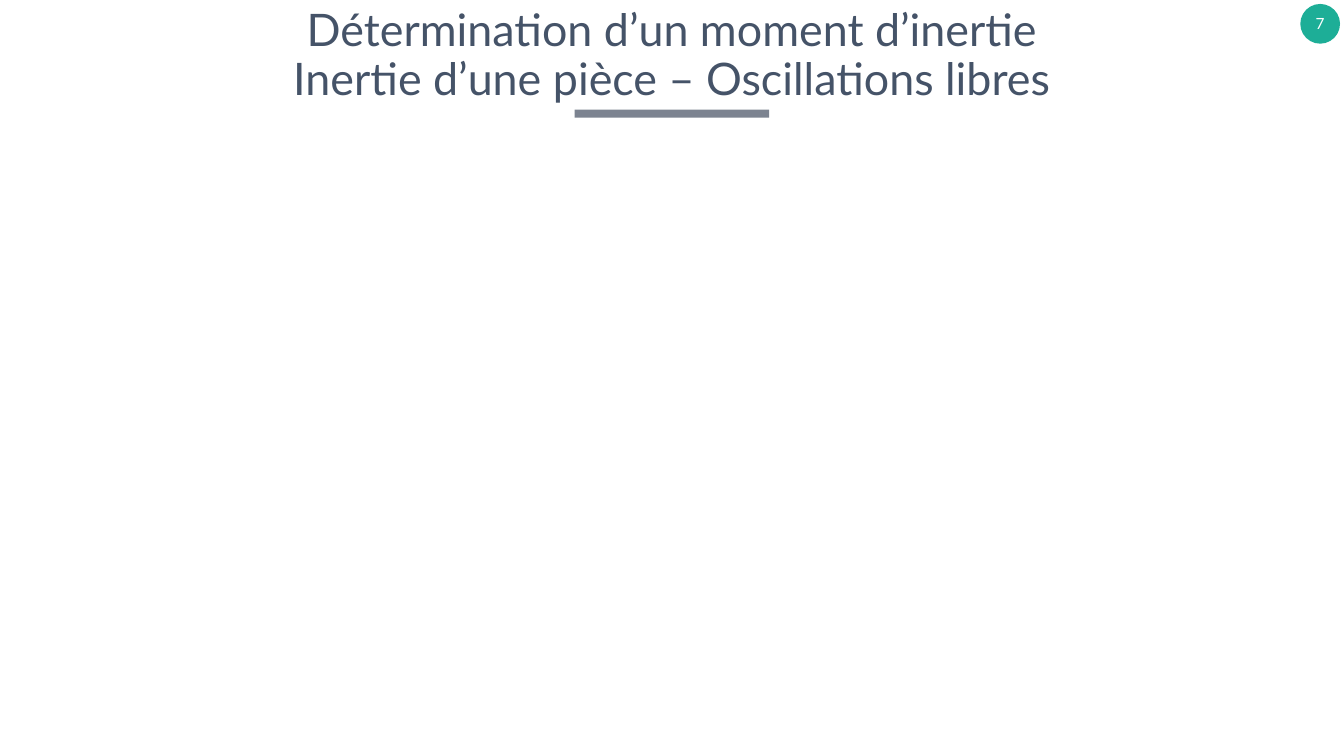
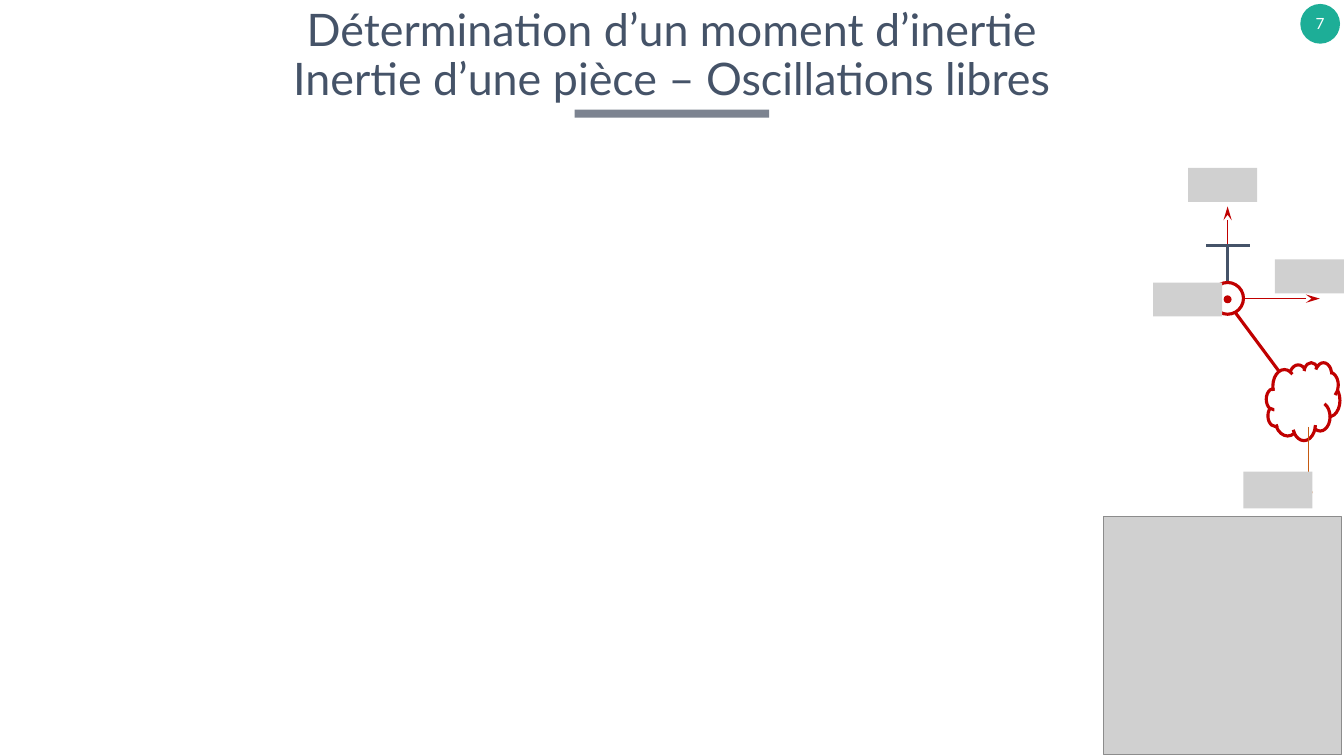
Before and after one commit to xpessoles/TP_Concours, a slide deck: slide 7 of B_Fiches_Protocoles/ProtocolesExpérimentaux.pptx. Drawn at 1344x756 pixels with LibreOffice and Linux fonts; fonts in the diff are those of the drawing; grey boxes stand for pictures; background and template pictures are left out. Boxes give left, top, right and bottom in pixels: in the first picture for what was removed or moved away, otherwise in the second. Text is boxed around its words. In the diff, an @@ line names an element or a change of style, - is before the commit and + after.

```diff
--- a/B_Fiches_Protocoles/ProtocolesExpérimentaux.pptx
+++ b/B_Fiches_Protocoles/ProtocolesExpérimentaux.pptx
@@ picture added at (1189,168,1258,203) @@
@@ arrow added from (1228, 298) to (1228, 207), #C00000 0.5 pt @@
@@ line added from (1250, 246) to (1206, 246), #455368 2.25 pt @@
@@ line added from (1228, 282) to (1228, 244), #455368 2.25 pt @@
@@ picture added at (1275,259,1344,293) @@
@@ picture added at (1153,282,1223,317) @@
@@ ellipse added at (1212,282,1243,314), fill #FFFFFF, outline #C00000 2.25 pt @@
@@ line added from (1217, 287) to (1305, 405), #C00000 2.25 pt @@
@@ ellipse added at (1224,295,1232,303), fill #C00000 @@
@@ arrow added from (1228, 298) to (1320, 298), #C00000 0.5 pt @@
@@ cloud added at (1266,363,1340,441), fill #FFFFFF, outline #C00000 2.25 pt @@
@@ arrow added from (1309, 427) to (1309, 505), #C55A11 0.5 pt @@
@@ picture added at (1244,472,1314,509) @@
@@ picture added at (1104,517,1342,755) @@
```
Also in this commit, not shown: 1 other slide changed.
